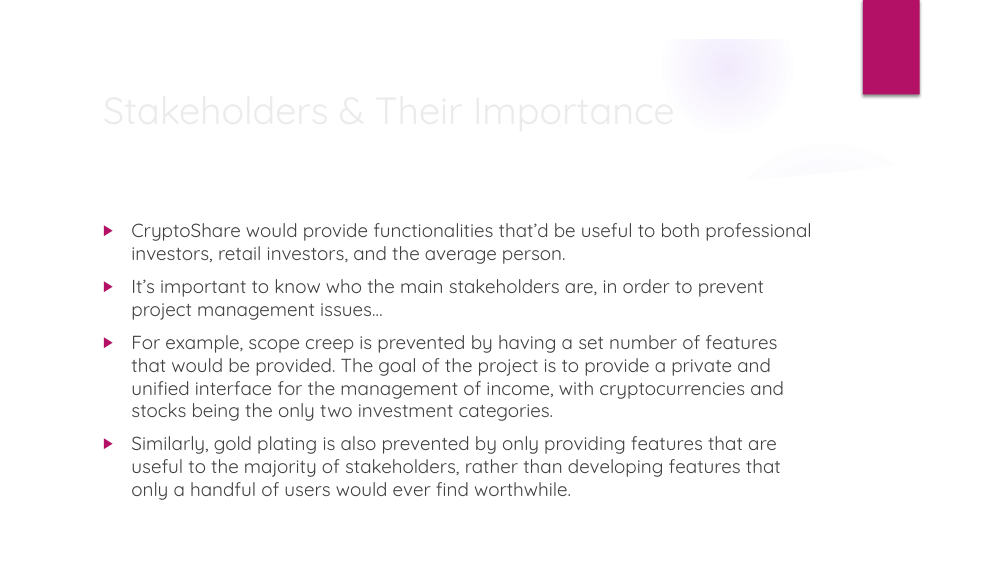
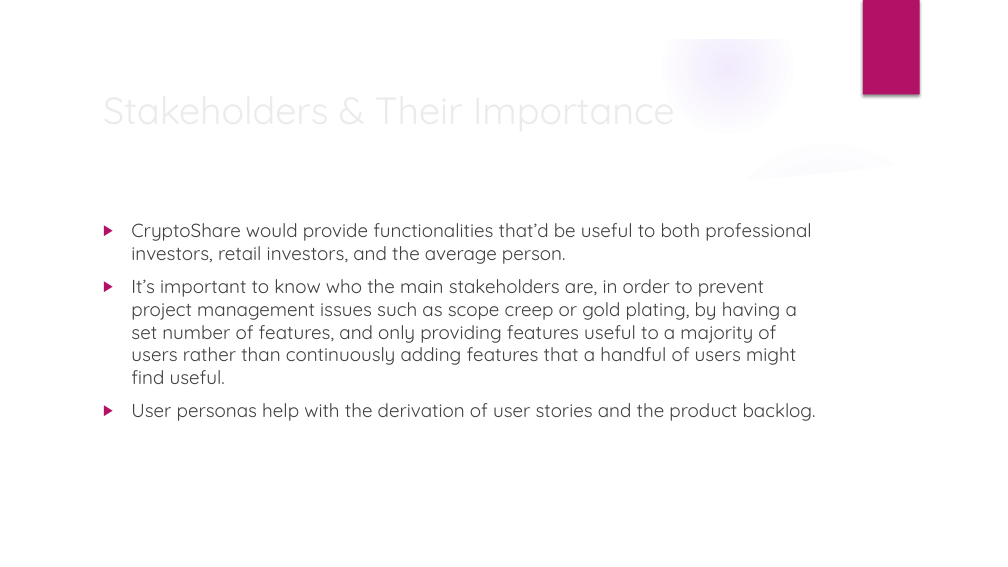
Before and after one commit to Xtrendence/CryptoShare, a slide deck: slide 8 of docs/Meetings/2/2.pptx (slide 7 before the commit). Drawn at 1008x567 pixels with LibreOffice and Linux fonts; fonts in the diff are those of the drawing; background and template pictures are left out. Boxes give left, top, right and bottom in pixels: in the first picture for what was removed or moved away, otherwise in the second. Text is boxed around its words. In the diff, an @@ line names an element or a change of style, - is before the commit and + after.

```diff
--- a/docs/Meetings/2/2.pptx
+++ b/docs/Meetings/2/2.pptx
@@ text at (131, 279, 816, 421): text changed @@
-▶ It’s important to know who the main stakeholders are, in order to prevent project management issues…
-▶ For example, scope creep is prevented by having a set number of features that would be provided. The goal of the project is to provide a private and unified interface for the management of income, with cryptocurrencies and stocks being the only two investment categories.
-▶ Similarly, gold plating is also prevented by only providing features that are useful to the majority of stakeholders, rather than developing features that only a handful of users would ever find worthwhile.
+▶ It’s important to know who the main stakeholders are, in order to prevent project management issues such as scope creep or gold plating, by having a set number of features, and only providing features useful to a majority of users rather than continuously adding features that a handful of users might find useful.
+▶ User personas help with the derivation of user stories and the product backlog.
```
Also in this commit, not shown: 2 other slides changed, 1 slide added, 1 slide removed.
